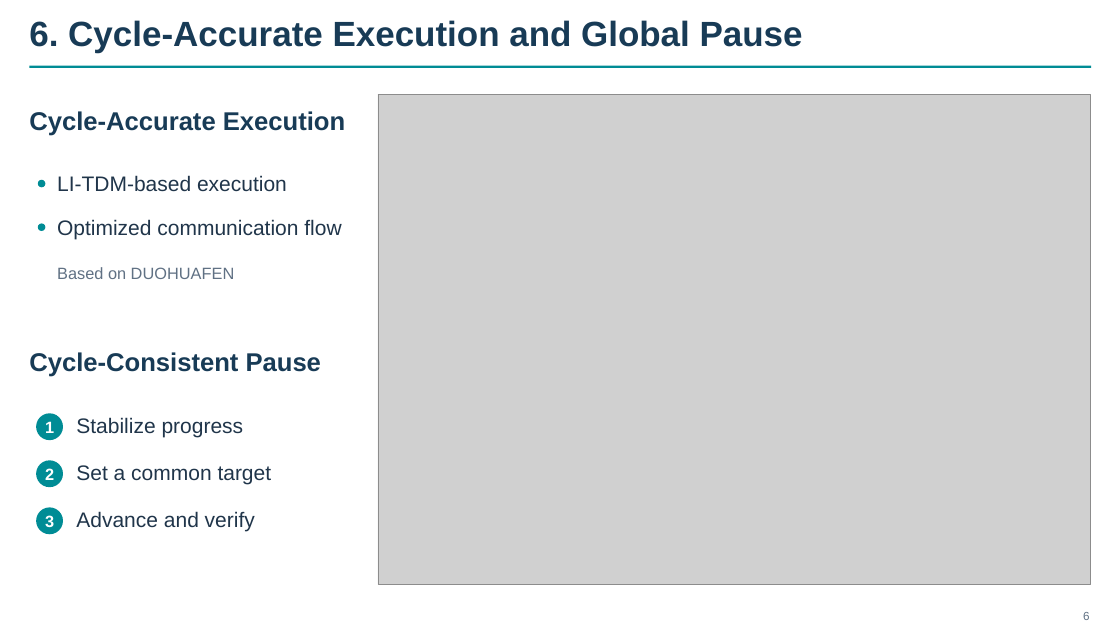
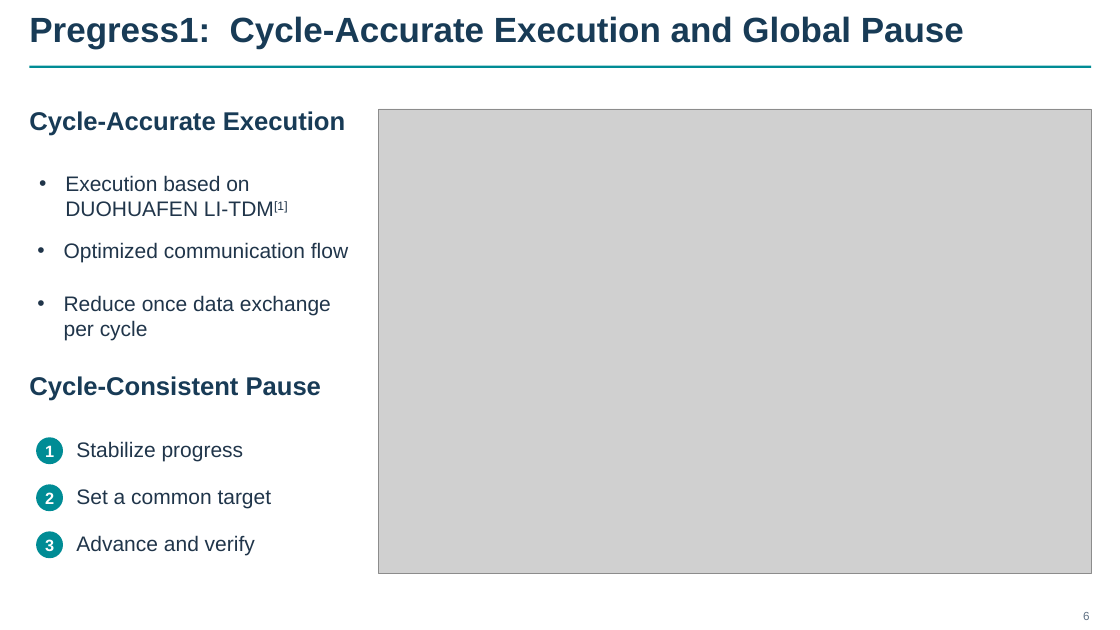
Before and after one commit to euphgh/shtthesis, a slide deck: slide 8 of pptx/midterm/REMUS_Midterm_Final.pptx. Drawn at 1120x630 pixels with LibreOffice and Linux fonts; fonts in the diff are those of the drawing; grey boxes stand for pictures. Boxes give left, top, right and bottom in pixels: in the first picture for what was removed or moved away, otherwise in the second. Text is boxed around its words. In the diff, an @@ line names an element or a change of style, - is before the commit and + after.

```diff
--- a/pptx/midterm/REMUS_Midterm_Final.pptx
+++ b/pptx/midterm/REMUS_Midterm_Final.pptx
@@ title at bbox=[29, 16, 964, 48]: text changed @@
-6. Cycle-Accurate Execution and Global Pause
+Pregress1: Cycle-Accurate Execution and Global Pause
@@ picture: place and size @@
-picture at bbox=[378, 94, 1091, 585]
+picture at bbox=[379, 109, 1091, 574]
@@ text at bbox=[65, 175, 287, 217]: text changed @@
-LI-TDM-based execution
+• Execution based on DUOHUAFEN LI-TDM[1]
@@ ellipse removed at bbox=[38, 180, 45, 187] @@
@@ text "Optimized communication flow": place and size @@
-text "Optimized communication flow" at bbox=[57, 219, 341, 239]
+text "Optimized communication flow" at bbox=[64, 242, 348, 263]
@@ text "Optimized communication flow" at bbox=[64, 242, 348, 263]: bullet none to • @@
@@ ellipse removed at bbox=[38, 223, 45, 231] @@
@@ text removed at bbox=[57, 267, 235, 279] @@
-Based on DUOHUAFEN
@@ text added at bbox=[64, 295, 331, 341], 18 pt, text #20354A @@
+• Reduce once data exchange per cycle
@@ 4 texts, 3 ellipses: place and size @@
-4 texts, 3 ellipses at bbox=[29, 352, 321, 534]
+4 texts, 3 ellipses at bbox=[29, 376, 321, 559]
```
Also in this commit, not shown: 12 other slides changed.
